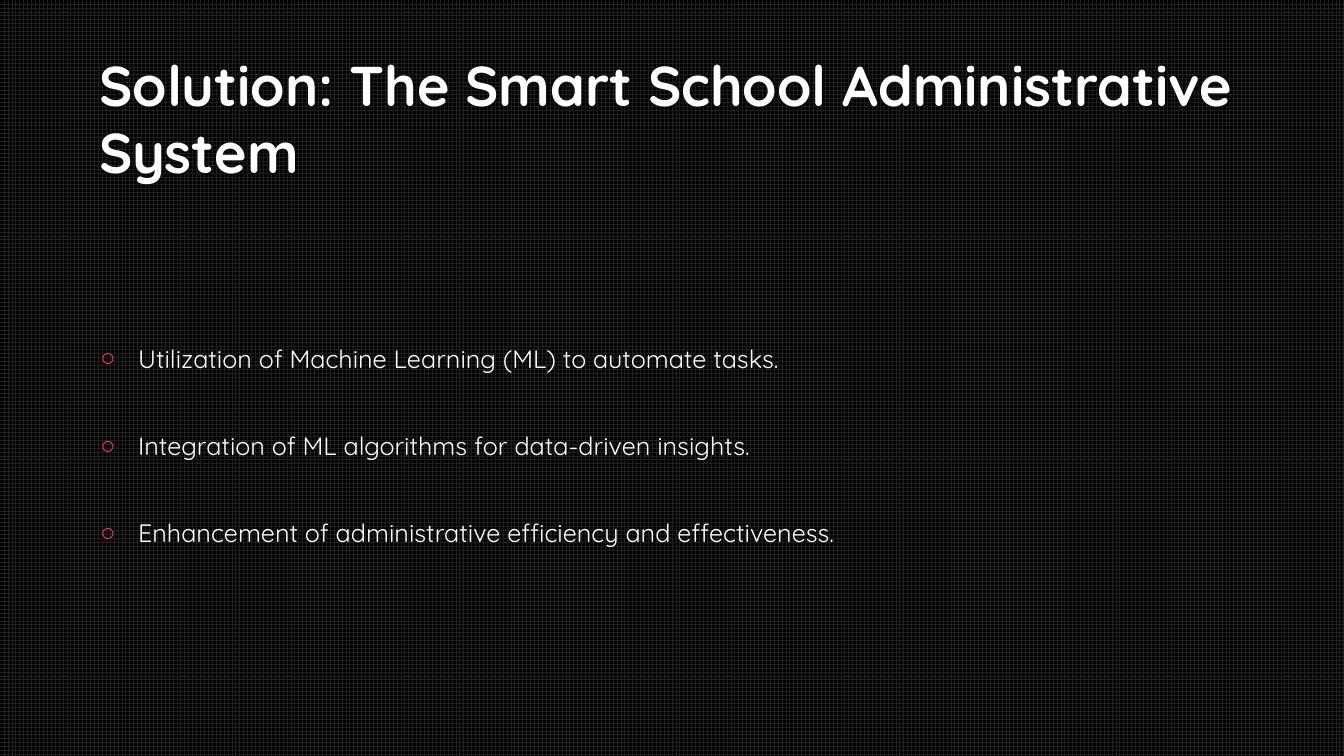
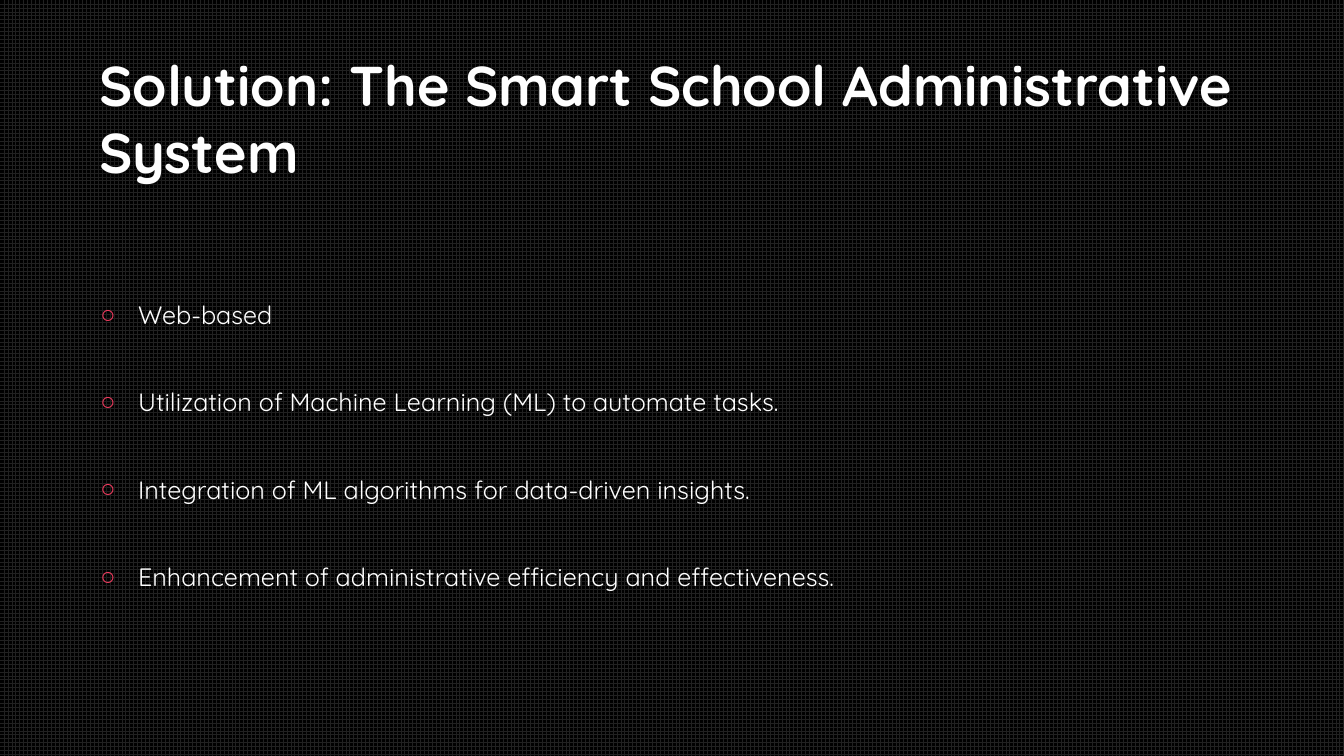
Before and after one commit to e-hokage777/KNUST_Final_Year_Project, a slide deck: slide 6 of deliverables/Enhancing_School_Administration_through_Data_Informed_Decision_Making-revised.pptx. Drawn at 1344x756 pixels with LibreOffice and Linux fonts; fonts in the diff are those of the drawing; background and template pictures are left out. Boxes give left, top, right and bottom in pixels: in the first picture for what was removed or moved away, otherwise in the second. Text is boxed around its words. In the diff, an @@ line names an element or a change of style, - is before the commit and + after.

```diff
--- a/deliverables/Enhancing_School_Administration_through_Data_Informed_Decision_Making-revised.pptx
+++ b/deliverables/Enhancing_School_Administration_through_Data_Informed_Decision_Making-revised.pptx
@@ text at [138, 305, 272, 325]: paragraph added @@
+○ Web-based
```
Also in this commit, not shown: 2 other slides changed, 2 other files.
